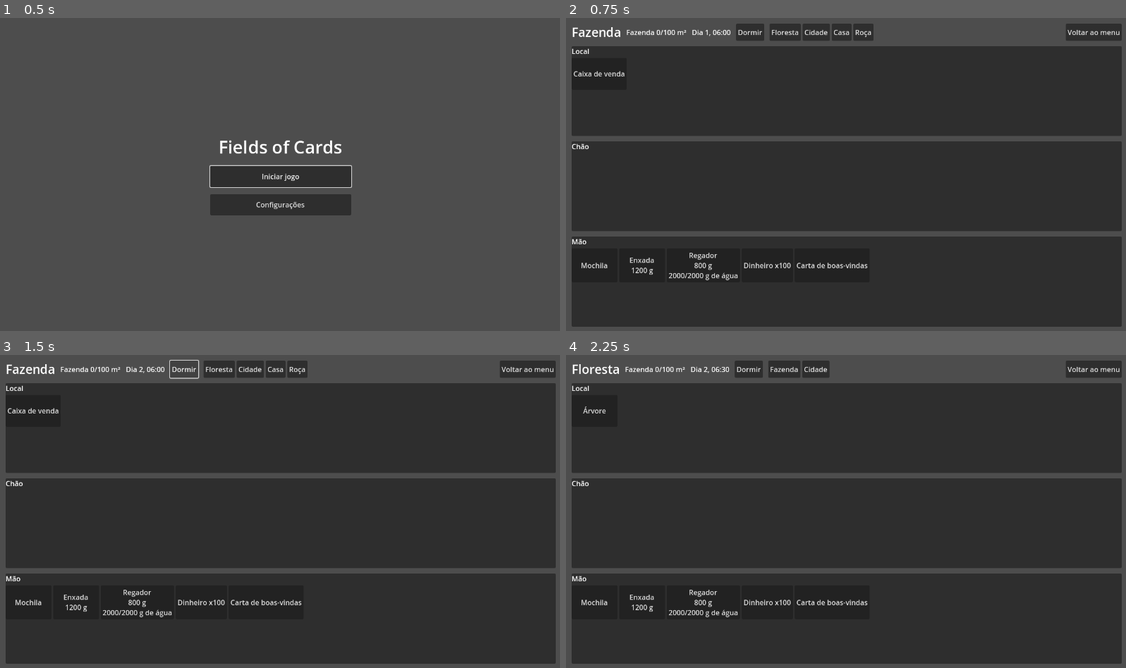
Above: before the commit, frames 1-4 (two rows, left to right).
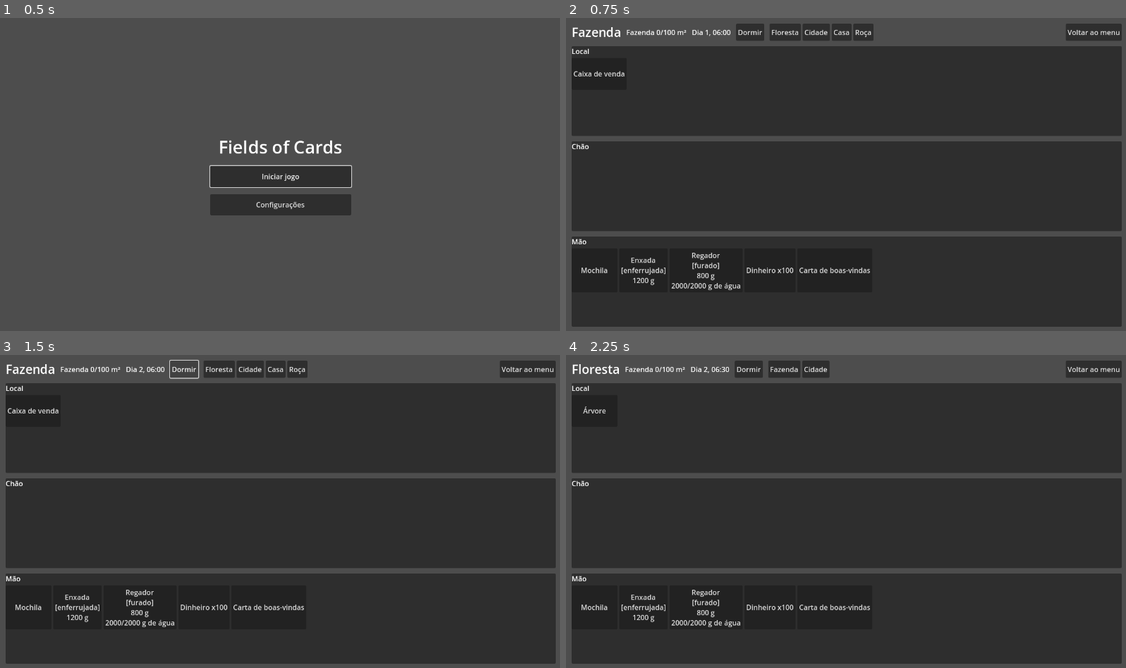
Above: after the commit, the same moments.

Repository: witoreel/fields-of-cards
Game: Godot game, scene res://ui/main_menu.tscn
The game is run twice, just before and just after one commit, with the same random seed, the same clock (stepped at 60 frames per second) and the same inputs.
Inputs:
- Up to frame 1 (0.5 s): no input
- Up to frame 2 (0.75 s): click "Iniciar jogo" at 0.5 s
- Up to frame 3 (1.5 s): click "Dormir" at 1.25 s
- Up to frame 4 (2.25 s): click "Floresta" at 2 s

Frame 1 is identical in both runs. In frame 2, 1.1% of the frame differs, in the area x 2-55%, y 75-87%; in frame 3, 1.1%; in frame 4, 1.1%.

Commit message:
Adiciona status de cartas separados de buffs e debuffs (feature 14, S1, S2, C9)
Co-Authored-By: Claude Sonnet 5.5 <noreply@anthropic.com>

Diff:
--- a/src/core/game_state.gd
+++ b/src/core/game_state.gd
@@ -440,6 +440,43 @@
 	if d != null and d.props.has(prop):
 		return true
 	return (card.get("props", []) as Array).has(String(prop))
+
+
+## Status da carta (S1): sujo, molhado, enferrujada... ficam em
+## state["status"]. São diferentes dos buffs e debuffs (S2, C9), que ficam em
+## card["buffs"] e mexem no desempenho.
+func statuses_of(card: Dictionary) -> Array:
+	return card.get("state", {}).get("status", [])
+
+
+func has_status(card: Dictionary, status: String) -> bool:
+	return statuses_of(card).has(status)
+
+
+## Acrescenta um status (sem repetir). Devolve se mudou.
+func add_status(card: Dictionary, status: String) -> bool:
+	if has_status(card, status):
+		return false
+	var st: Dictionary = card.get("state", {}).duplicate(true)
+	var list: Array = st.get("status", [])
+	list.append(status)
+	st["status"] = list
+	card["state"] = st
+	return true
+
+
+func remove_status(card: Dictionary, status: String) -> bool:
+	if not has_status(card, status):
+		return false
+	var st: Dictionary = card["state"].duplicate(true)
+	st["status"].erase(status)
+	if st["status"].is_empty():
+		st.erase("status")
+	if st.is_empty():
+		card.erase("state")
+	else:
+		card["state"] = st
+	return true
 
 
 ## Buffs e debuffs ficam na própria carta (C9). O formato é livre.
--- /dev/null
+++ b/tests/check_status.gd
@@ -0,0 +1,35 @@
+extends CheckBase
+## Feature 14: status de cartas (S1, S2, C9).
+## godot --headless --path . -s tests/check_status.gd
+
+
+func _initialize() -> void:
+	label = "Verificações de status"
+	var s := GameState.new_game(1)
+
+	# US-14.1: a carta mostra os seus status
+	var hoe: Dictionary = s.hand.filter(func(c: Dictionary) -> bool: return c["id"] == "enxada")[0]
+	_check(s.statuses_of(hoe) == ["enferrujada"] and s.has_status(hoe, "enferrujada"), "enxada começa enferrujada")
+	_check(s.add_status(hoe, "sujo") and s.statuses_of(hoe) == ["enferrujada", "sujo"], "acrescenta sujo")
+	_check(not s.add_status(hoe, "sujo"), "não repete")
+	_check(s.remove_status(hoe, "enferrujada") and not s.has_status(hoe, "enferrujada"), "remove enferrujada")
+	_check(s.remove_status(hoe, "sujo") and not hoe.has("state"), "sem status nem estado sobrando")
+	_check(not s.remove_status(hoe, "sujo"), "remover o que não tem")
+
+	# US-14.2: buffs e debuffs são outra coisa e convivem com os status
+	s.add_status(hoe, "molhado")
+	_check(s.add_buff(hoe["uid"], {"id": "afiada", "yield_mult": 1.1}), "buff na carta")
+	_check(hoe["buffs"].size() == 1 and s.statuses_of(hoe) == ["molhado"], "status e buffs separados")
+	s.remove_status(hoe, "molhado")
+	_check(hoe["buffs"].size() == 1, "tirar status não tira o buff")
+
+	# Status distingue cartas para somar (um estágio diferente é outra carta)
+	var a := s.spawn(&"semente", GameState.STAGE, 2)
+	s.add_status(a, "molhado")
+	var b := s.spawn(&"semente", GameState.STAGE, 3)
+	_check(b["uid"] != a["uid"] and s.stages["fazenda"].size() == 2, "semente molhada não soma com seca")
+
+	var r := GameState.from_dict(JSON.parse_string(JSON.stringify(s.to_dict())))
+	var ra: Dictionary = r.stages["fazenda"][0]
+	_check(r.has_status(ra, "molhado"), "status sobrevive ao save")
+	_finish()
--- a/ui/card_view.gd
+++ b/ui/card_view.gd
@@ -19,6 +19,8 @@
 		title += " x%d" % int(card["n"])
 	if card.has("open"):
 		title += " (aberto)"
+	for st in state.statuses_of(card):
+		title += "\n[%s]" % st # status visível na carta (S1)
 	var w := state.card_weight(card)
 	if w > 0:
 		title += "\n%d g" % w
Not shown, added: tests/check_status.gd.uid
